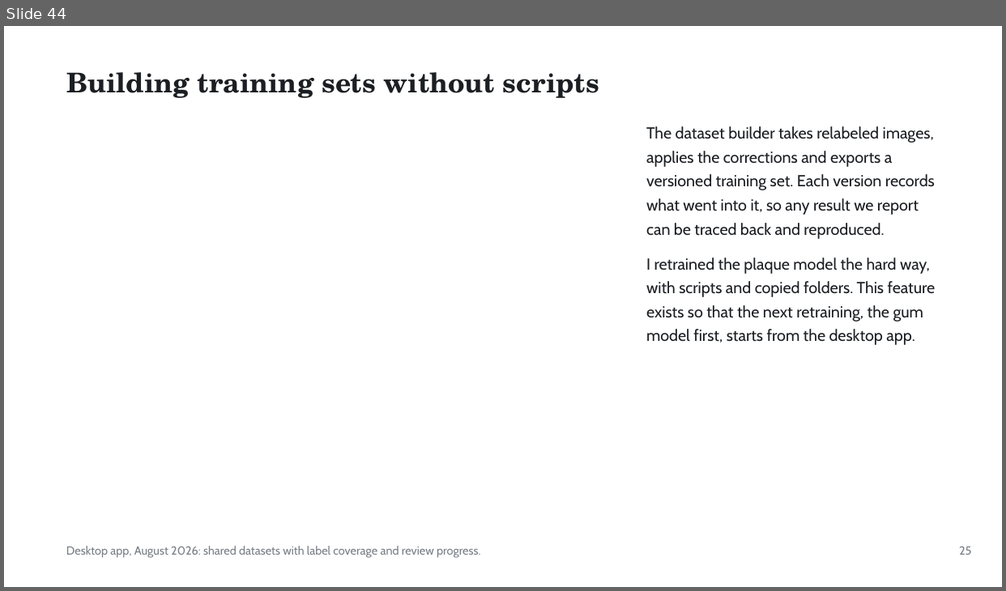
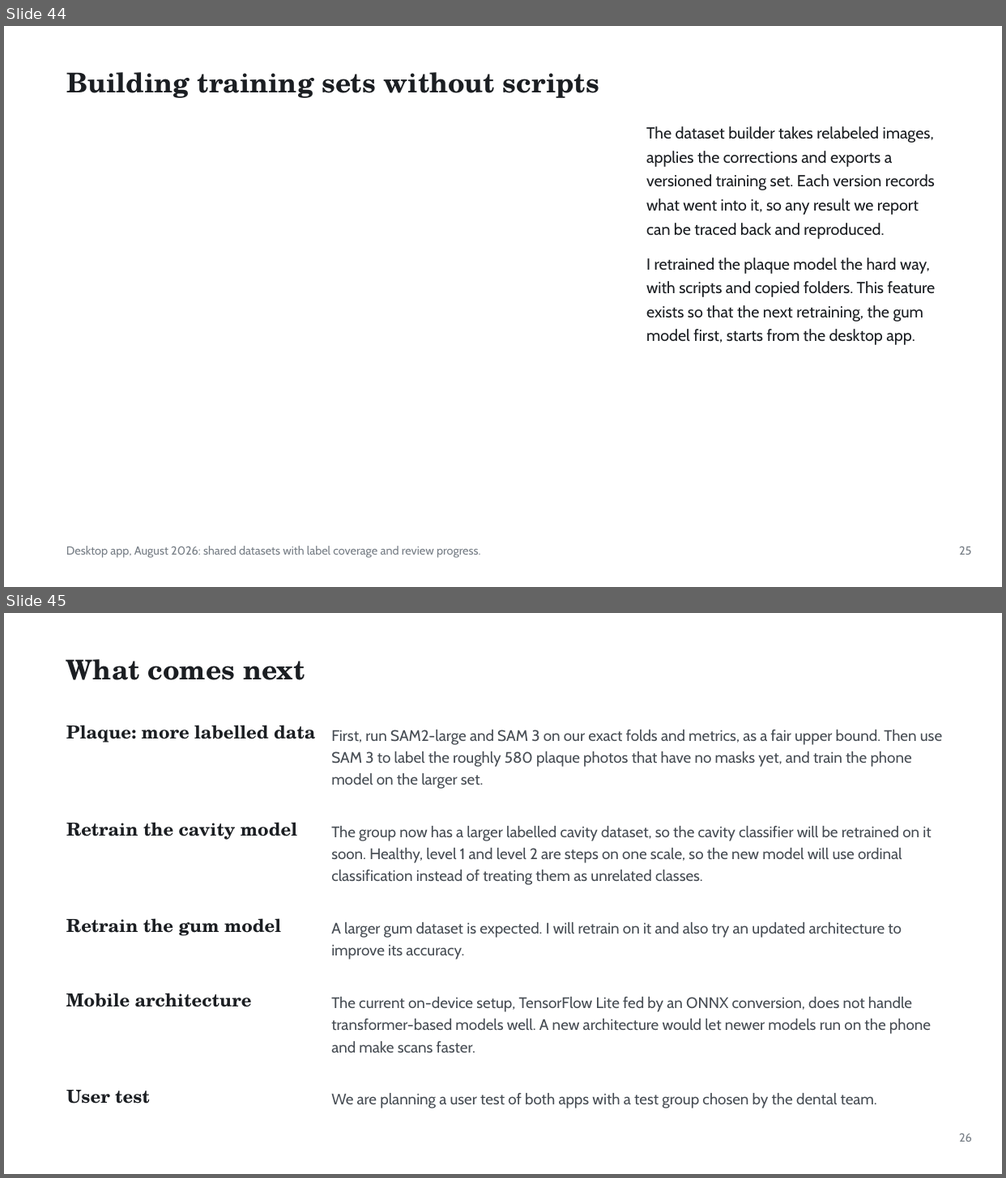
Before and after one commit to ertugrul-senturk/interactive-slides, a slide deck: public/decks/2026-11-smart-teeth.pptx. Shown one above the other, each under a label of ours: slide 44 before the commit, slides 44 and 45 after it. The pictures are 1006x591 and 1006x1178 pixels, drawn with LibreOffice and Linux fonts; fonts in the diff are those of the drawing; background and template pictures are left out. Boxes give left, top, right and bottom in pixels: in the first picture for what was removed or moved away, otherwise in the second. Text is boxed around its words. In the diff, an @@ line names an element or a change of style, - is before the commit and + after.

```diff
--- a/public/decks/2026-11-smart-teeth.pptx
+++ b/public/decks/2026-11-smart-teeth.pptx
@@ slide 45 added at [4,613,1002,1174], background picture (left out) @@
@@ text added at [66,659,305,680], 26.2 pt, text #1B1E22, bold @@
+What comes next
@@ text added at [66,725,315,743], 17.2 pt, text #1B1E22, bold @@
+Plaque: more labelled data
@@ text added at [331,730,942,789], 14.6 pt, text #474D54 @@
+First, run SAM2-large and SAM 3 on our exact folds and metrics, as a fair upper bound. Then use
+SAM 3 to label the roughly 580 plaque photos that have no masks yet, and train the phone
+model on the larger set.
@@ text added at [66,822,297,840], 17.2 pt, text #1B1E22, bold @@
+Retrain the cavity model
@@ text added at [331,826,931,885], 14.6 pt, text #474D54 @@
+The group now has a larger labelled cavity dataset, so the cavity classifier will be retrained on it
+soon. Healthy, level 1 and level 2 are steps on one scale, so the new model will use ordinal
+classification instead of treating them as unrelated classes.
@@ text added at [66,918,281,936], 17.2 pt, text #1B1E22, bold @@
+Retrain the gum model
@@ text added at [331,922,901,960], 14.6 pt, text #474D54 @@
+A larger gum dataset is expected. I will retrain on it and also try an updated architecture to
+improve its accuracy.
@@ text added at [66,993,252,1007], 17.2 pt, text #1B1E22, bold @@
+Mobile architecture
@@ text added at [331,997,931,1053], 14.6 pt, text #474D54 @@
+The current on-device setup, TensorFlow Lite fed by an ONNX conversion, does not handle
+transformer-based models well. A new architecture would let newer models run on the phone
+and make scans faster.
@@ text added at [66,1090,150,1104], 17.2 pt, text #1B1E22, bold @@
+User test
@@ text added at [331,1093,877,1109], 14.6 pt, text #474D54 @@
+We are planning a user test of both apps with a test group chosen by the dental team.
@@ text added at [959,1133,972,1142], 11.2 pt, text #777E86 @@
+26
```
Also in this commit, not shown: 4 slides changed, 1 slide removed, 6 other files.
